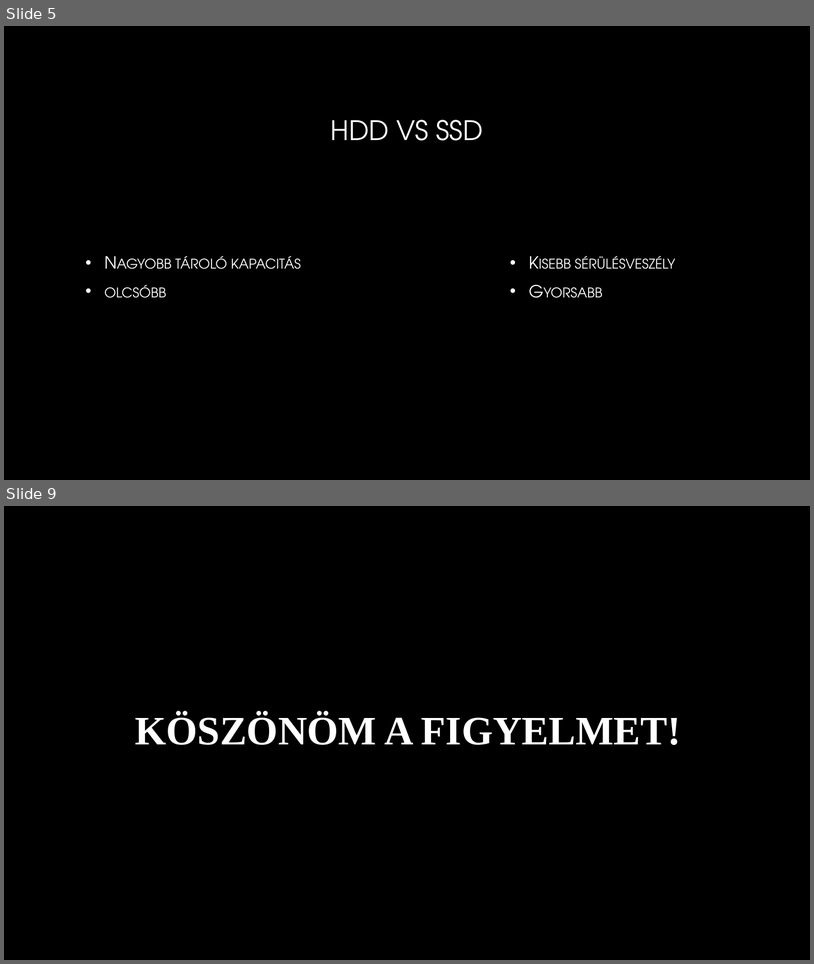
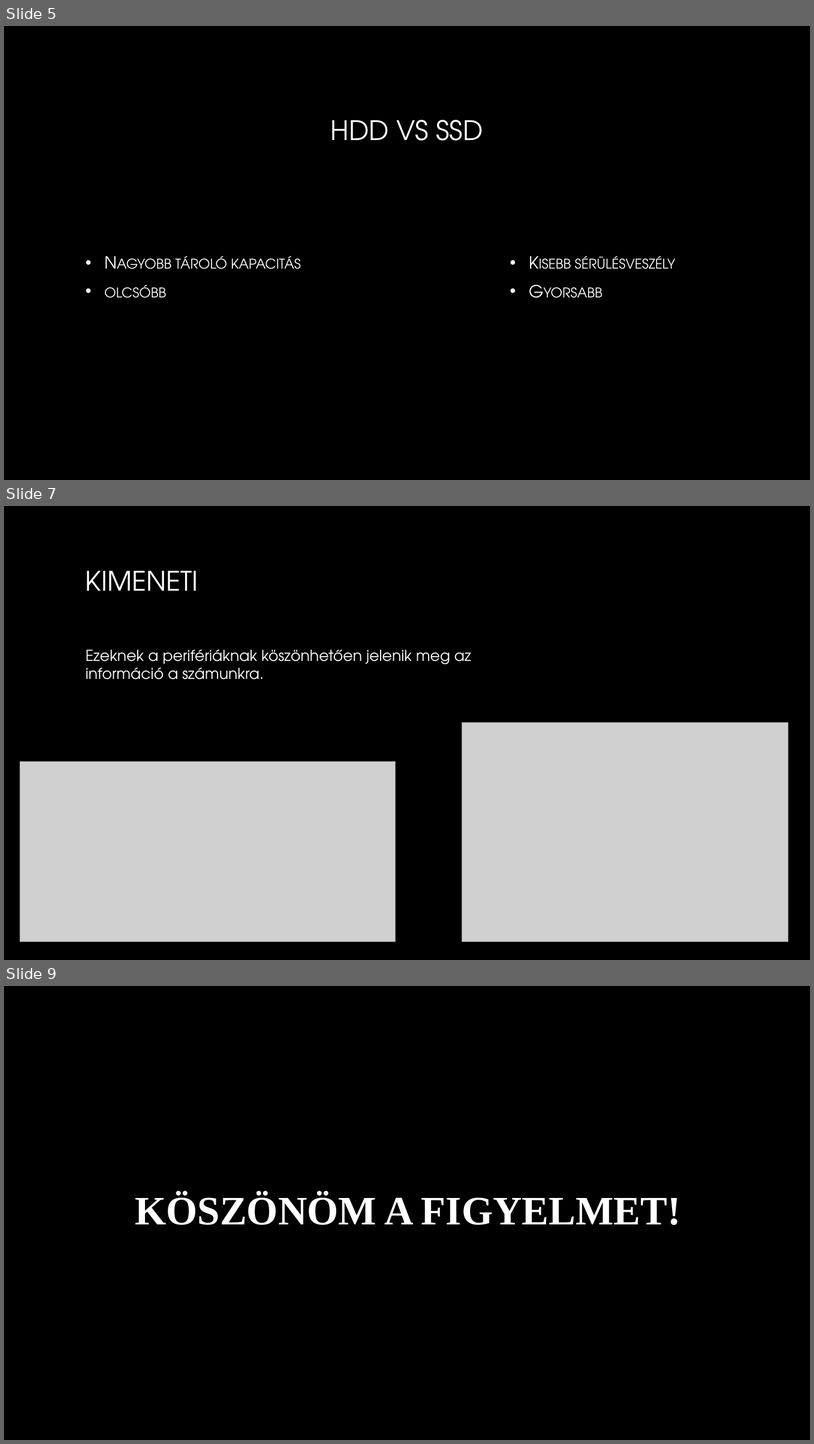
Before and after one commit to kkrisztiann/ikt_ppt1, a slide deck: Perifériák.pptx. Shown one above the other, each under a label of ours: slides 5 and 9 before the commit, slides 5, 7 and 9 after it; the slides between them are not shown. The pictures are 814x964 and 814x1444 pixels, drawn with LibreOffice and Linux fonts; fonts in the diff are those of the drawing; grey boxes stand for pictures; background and template pictures are left out. Boxes give left, top, right and bottom in pixels: in the first picture for what was removed or moved away, otherwise in the second. Text is boxed around its words. In the diff, an @@ line names an element or a change of style, - is before the commit and + after.

```diff
--- a/Perifériák.pptx
+++ b/Perifériák.pptx
@@ slide 7 added at box(4, 506, 810, 960), background picture (left out) @@
@@ title added at box(86, 571, 198, 591), 32 pt, text gradient #FFFFFF to #A6A6A6 @@
+KIMENETI
@@ text added at box(86, 649, 471, 679), 18 pt, text #FFFFFF @@
+Ezeknek a perifériáknak köszönhetően jelenik meg az információ a számunkra.
@@ picture added at box(462, 723, 789, 942) @@
@@ picture added at box(20, 761, 395, 942) @@
```
Also in this commit, not shown: 1 slide changed, 1 other slide added, 2 slides removed.
